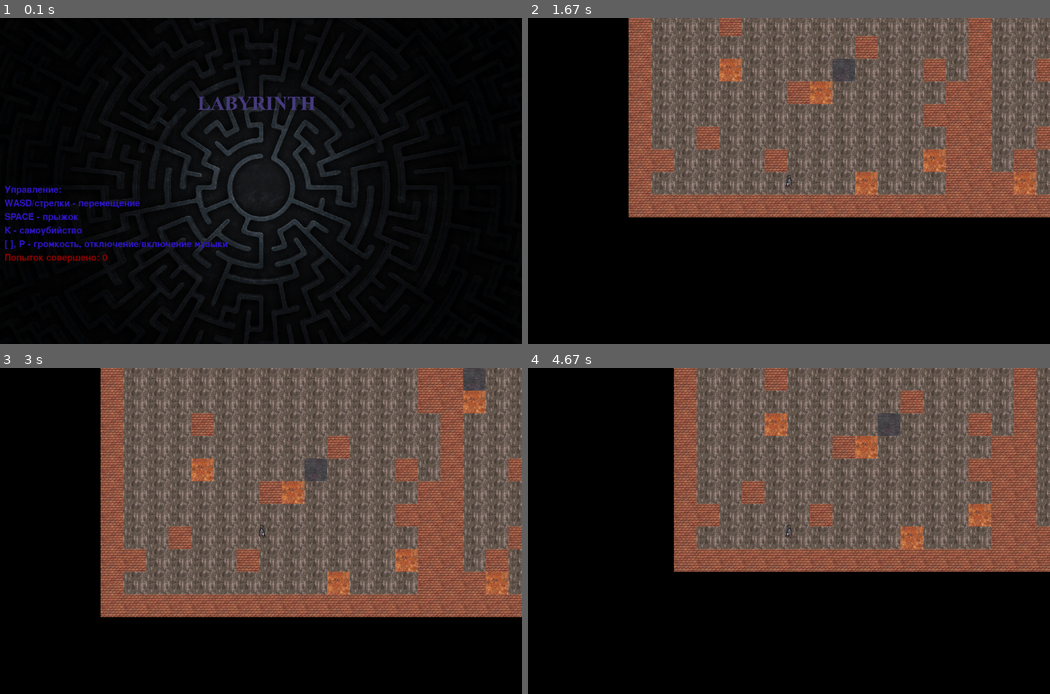
Above: before the commit, frames 1-4 (two rows, left to right).
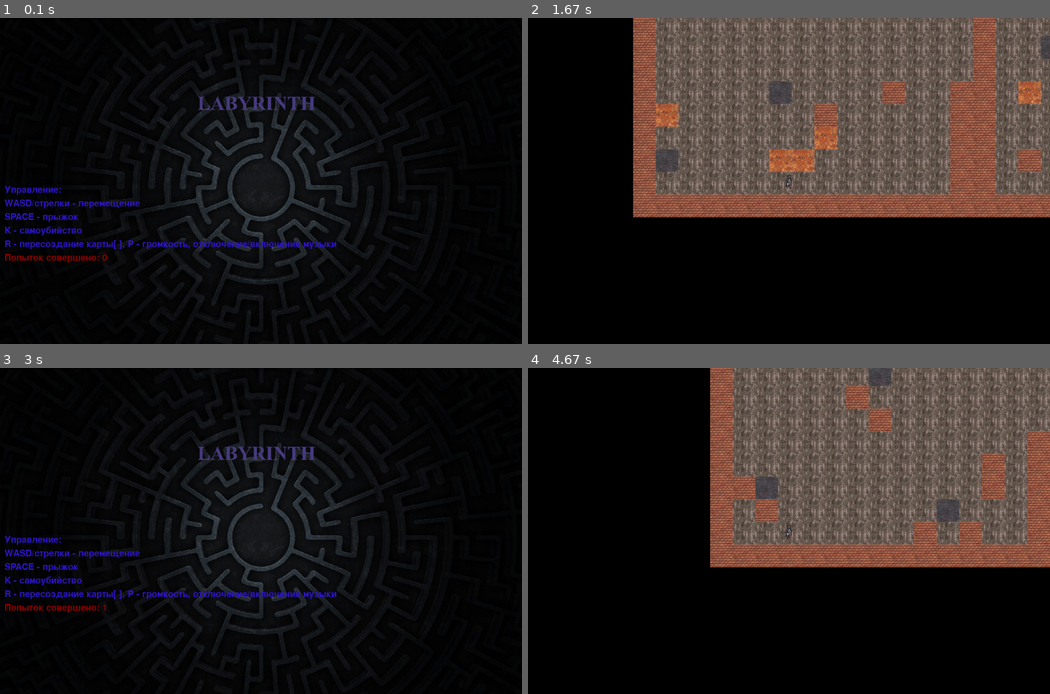
Above: after the commit, the same moments.

Repository: GluKhovKirill/Pygame-project
Game: pygame game, started from UI.py
The game is run twice, just before and just after one commit, with the same random seed, the same clock (stepped at 60 frames per second) and the same inputs.
Inputs (mouse positions are in pixels of both pictures, inside the frame that each line leads up to):
- Up to frame 1 (0.1 s): no input
- Up to frame 2 (1.67 s): click (789, 181) at 0.38 s; hold R 0.67-1.13 s; hold D 0.67-1.13 s; tap Space at 1.17, 1.57 s; hold D from 1.5 s (still down)
- Up to frame 3 (3 s): tap Space at 1.87, 2.07, 2.4, 2.7, 2.9 s; release D at 1.97 s; hold W 2-2.3 s; tap Right at 2.15 s; hold D 2.33-2.8 s; tap Left at 2.48 s; hold A from 2.83 s (still down)
- Up to frame 4 (4.67 s): tap Space at 3.2, 3.47, 3.8, 4.1, 4.23, 4.63 s; release A at 3.37 s; hold S 3.4-3.7 s; tap Right at 3.55 s; hold A 3.73-4.13 s; tap Left at 3.88 s; hold W 4.17-4.53 s; hold D from 4.57 s (still down)

The runs differ from the first frame. In frame 1, 0.8% of the frame differs, in the area x 0-65%, y 68-71%; in frame 2, 20%; in frame 3, 64%, in the area x 0-100%, y 0-100%; in frame 4, 27%.

Commit message:
Добавлена возможность перегенерировать карту без увеличения счетчика попыток

Diff:
--- a/UI.py
+++ b/UI.py
@@ -224,6 +224,7 @@
                   "WASD/стрелки - перемещение",
                   "SPACE - прыжок",
                   "K - самоубийство",
+                  "R - пересоздание карты"
                   "[ ], P - громкость, отключение/включение музыки",
                   "Попыток совершено: "+str(count)]
 
@@ -359,6 +360,10 @@
                     print("You killed yourself\nCongradulations!")
                     count += 1
                     new_game(count)
+                elif event.key == 114:
+                    running = False
+                    print("RESET LEVEL!")
+                    new_game(count)
                 elif event.key == 93:
                     #Increase music ("]" button)
                     volume = (volume+0.1)%1
@@ -406,7 +411,6 @@
                 count += 1
                 print("FINISHED", "COUNTS: "+str(count), sep="\n")
 
-
     screen.fill(pygame.Color("black"))
     all_sprites.update()
     player_group.update(False, last_direction)
